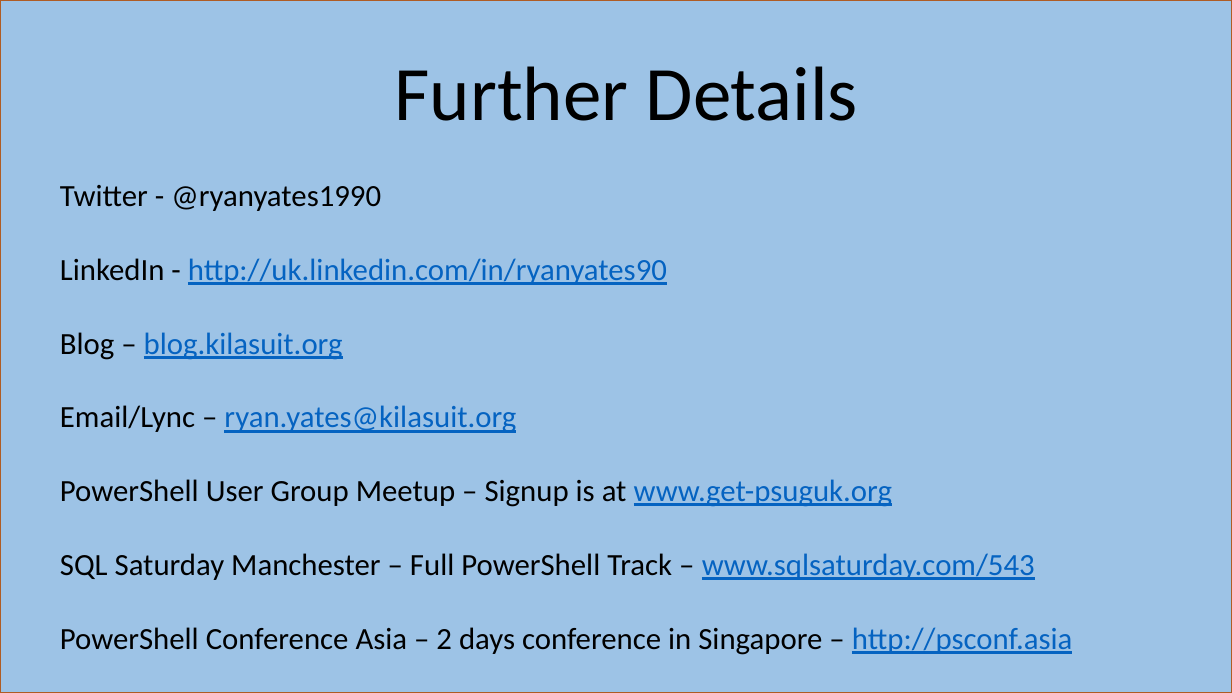
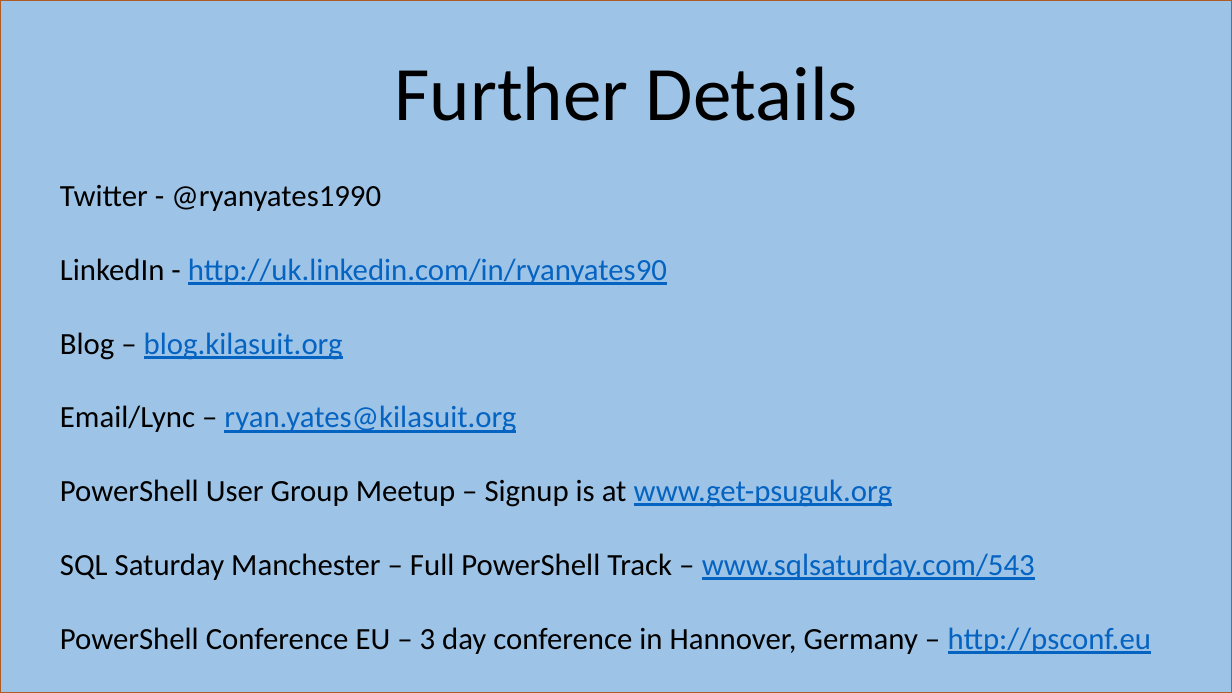
Before and after one commit to kilasuit/Presentations, a slide deck: slide 14 of Teaching The It Pro How to Dev/Teaching the ITPro how to Dev.pptx (slide 13 before the commit). Drawn at 1232x693 pixels with LibreOffice and Linux fonts; fonts in the diff are those of the drawing. Boxes give left, top, right and bottom in pixels: in the first picture for what was removed or moved away, otherwise in the second. Text is boxed around its words. In the diff, an @@ line names an element or a change of style, - is before the commit and + after.

```diff
--- a/Teaching The It Pro How to Dev/Teaching the ITPro how to Dev.pptx
+++ b/Teaching The It Pro How to Dev/Teaching the ITPro how to Dev.pptx
@@ text at (x1=60, y1=627, x2=1151, y2=654): text changed @@
-PowerShell Conference Asia – 2 days conference in Singapore – http://psconf.asia
+PowerShell Conference EU – 3 day conference in Hannover, Germany – http://psconf.eu
```
Also in this commit, not shown: 8 other slides changed, 1 slide added.
